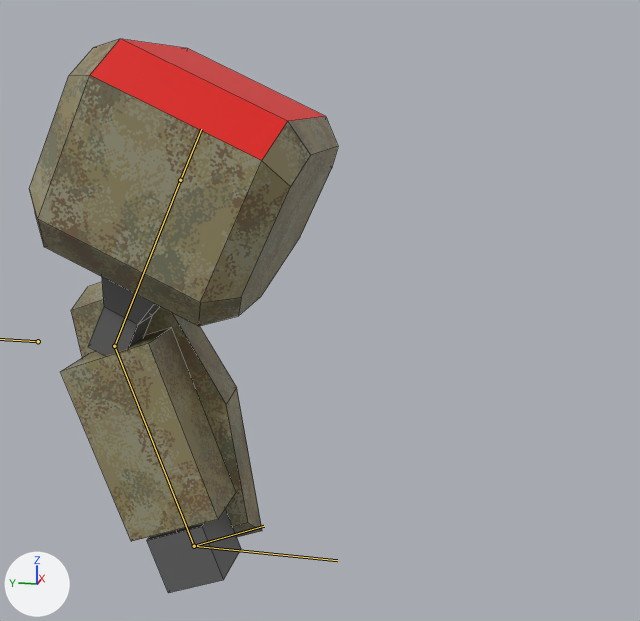
A saved change to the Blender file resources/mechparts/arml/mech_arml10.blend.
Both versions are drawn from a camera (50 mm lens) standing at (-1.363, -0.563, 0.153) and looking at (0.269, -0.236, -0.255). Arrows for +X, +Y and +Z are at lower left; the lights stay in place. The bones that bend it are drawn over the model as lines. Mesh edges are drawn as thin lines.

Names of what the first picture shows: 'arm'.
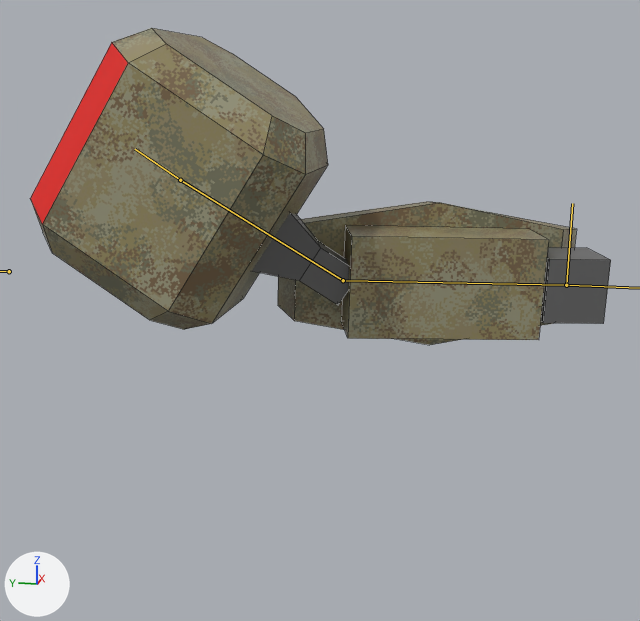
The newer file adds an action. The first version stands in its rest pose; the second is drawn at frame 30 of the action 'melee'.

Changed parts and their boxes (x1, y1, x2, y2) in the pictures (640 x 621 px):
```json
{"object": "arm", "change": "posed", "before": [29, 39, 338, 593], "after": [30, 28, 611, 345], "on screen": "88% wider, 43% shorter"}
```

The change, as JSON lines over the scene's bpy script:
```json
{"block": "bone_arm_ik_pole", "where": "bone_arm_ik_pole = bpy.data.objects['Armature'].pose.bones['arm_ik_pole']"}
{"op": "set", "path": "bone_arm_ik_pole.location", "old": "(0.0, 0.0, 0.0)", "new": "(-0.083, 0.0, 0.156)"}
{"block": "bone_arm_ik_target", "where": "bone_arm_ik_target = bpy.data.objects['Armature'].pose.bones['arm_ik_target']"}
{"op": "set", "path": "bone_arm_ik_target.location", "old": "(0.0, 0.0, 0.0)", "new": "(-0.2, 0.7, 0.521)"}
```
